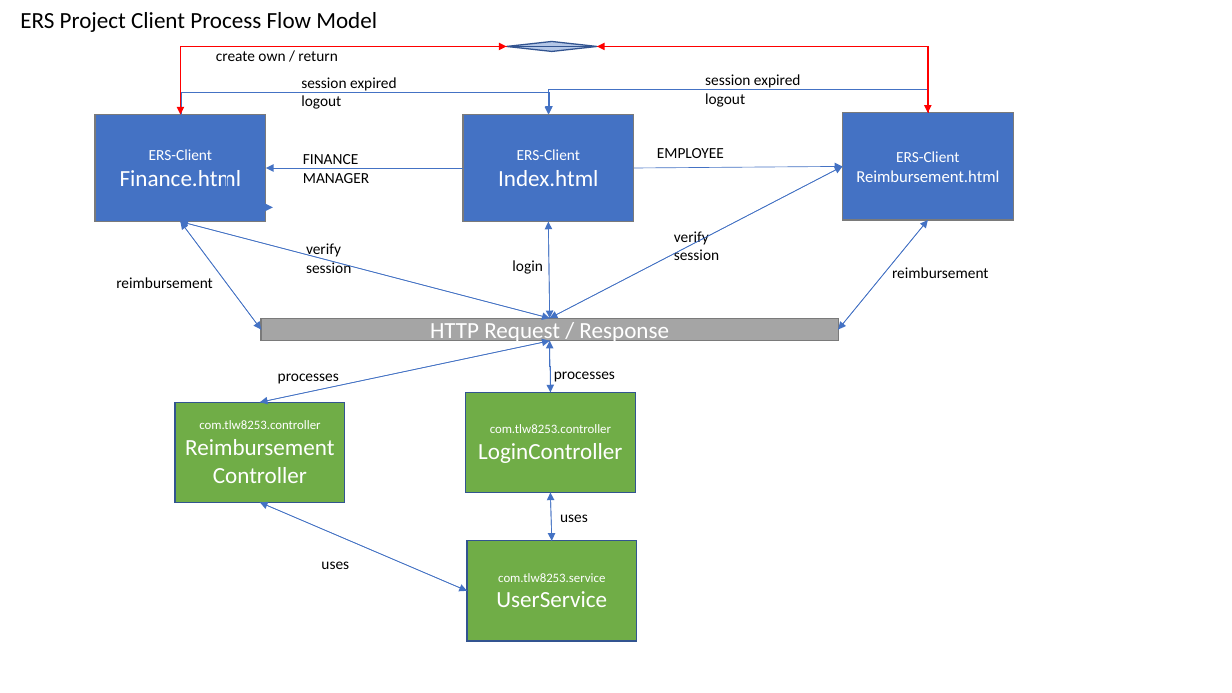
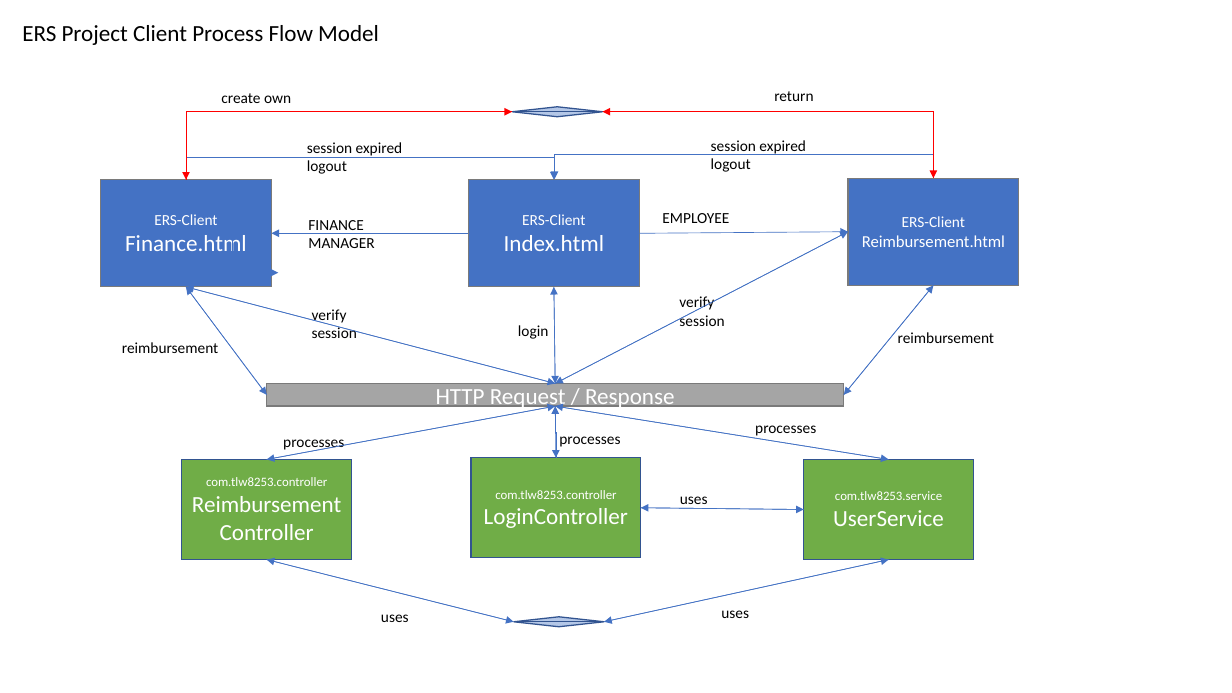
Before and after one commit to tlw8253/Expense-Reimbursement-System, a slide deck: slide 2 of docs/ERS.pptx. Drawn at 1232x693 pixels with LibreOffice and Linux fonts; fonts in the diff are those of the drawing. Boxes give left, top, right and bottom in pixels: in the first picture for what was removed or moved away, otherwise in the second. Text is boxed around its words. In the diff, an @@ line names an element or a change of style, - is before the commit and + after.

Commit message:
20210825 1606 tlw8748253: checkpoint: [working copy, still working on filter for employee].

```diff
--- a/docs/ERS.pptx
+++ b/docs/ERS.pptx
@@ text "ERS Project Client Process Flow ...": place and size @@
-text "ERS Project Client Process Flow ..." at (20, 12, 377, 32)
+text "ERS Project Client Process Flow ..." at (22, 25, 379, 45)
@@ text at (221, 93, 291, 103): text changed @@
-create own / return
+create own
@@ text added at (774, 91, 813, 101), 12 pt, text #000000 @@
+return
@@ arrow moved from (550, 341) - (260, 402) to (555, 407) - (267, 459) @@
@@ arrow moved from (260, 402) - (550, 341) to (267, 459) - (555, 407) @@
@@ 13 arrows, 11 texts, 8 elbow arrows, 5 rectangles, 1 flow chart sort: place and size @@
-13 arrows, 11 texts, 8 elbow arrows, 5 rectangles, 1 flow chart sort at (95, 42, 1014, 493)
+13 arrows, 11 texts, 8 elbow arrows, 5 rectangles, 1 flow chart sort at (101, 107, 1019, 557)
@@ arrow added from (555, 407) to (889, 459), #4472C4 0.5 pt @@
@@ arrow added from (889, 459) to (555, 407), #4472C4 0.5 pt @@
@@ text added at (755, 425, 816, 436), 12 pt, text #000000 @@
+processes
@@ rectangle "com.tlw8253.controller": place and size @@
-rectangle "com.tlw8253.controller" at (176, 402, 346, 502)
+rectangle "com.tlw8253.controller" at (182, 459, 352, 559)
@@ rectangle "com.tlw8253.service": place and size @@
-rectangle "com.tlw8253.service" at (467, 541, 637, 640)
+rectangle "com.tlw8253.service" at (804, 459, 974, 559)
@@ arrow moved from (551, 493) - (552, 541) to (640, 508) - (804, 509) @@
@@ arrow moved from (552, 541) - (551, 493) to (804, 509) - (640, 508) @@
@@ text "uses" rewrapped from (560, 514, 588, 522) to (680, 496, 708, 509) @@
@@ arrow moved from (260, 503) - (467, 591) to (267, 560) - (514, 622) @@
@@ arrow moved from (467, 591) - (260, 503) to (514, 622) - (267, 560) @@
@@ arrow added from (604, 622) to (889, 560), #4472C4 0.5 pt @@
@@ arrow added from (889, 560) to (604, 622), #4472C4 0.5 pt @@
@@ text "uses": place and size @@
-text "uses" at (321, 561, 349, 569)
+text "uses" at (381, 614, 409, 622)
@@ flow chart sort added at (514, 617, 604, 628), fill #B4C7E7, outline #325491 1 pt @@
@@ text added at (721, 610, 749, 618), 12 pt, text #000000 @@
+uses
```
Also in this commit, not shown: 3 other slides changed, 8 other files.
